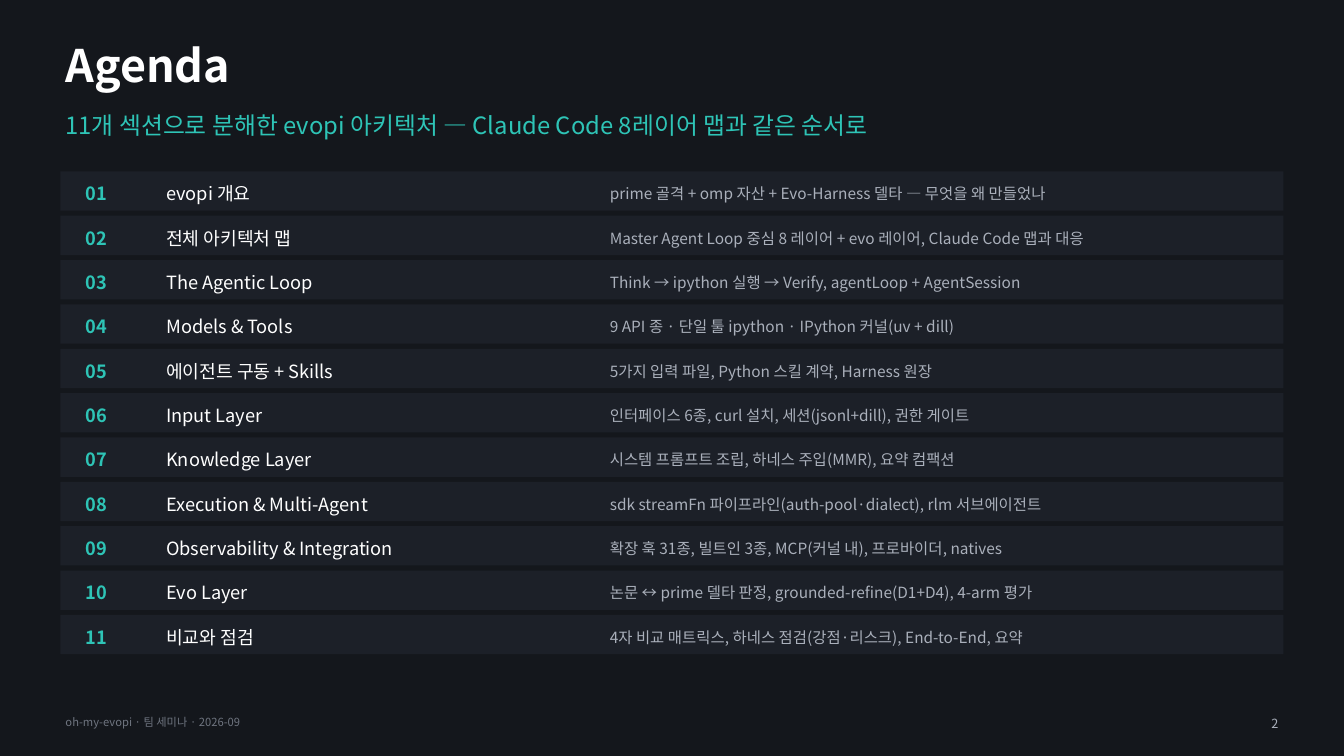
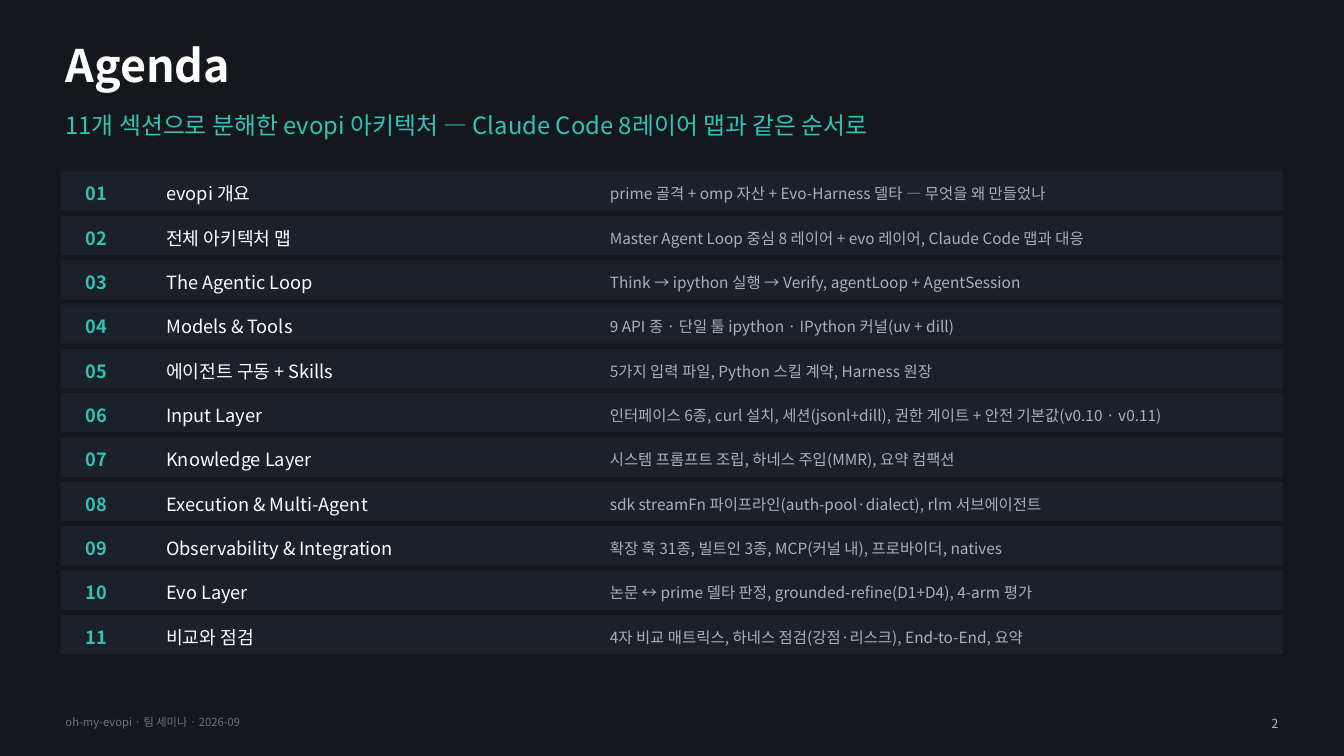
Before and after one commit to sunwoo95/oh-my-evopi, a slide deck: slide 2 of docs/seminar/evopi-architecture.pptx. Drawn at 1344x756 pixels with LibreOffice and Linux fonts; fonts in the diff are those of the drawing. Boxes give left, top, right and bottom in pixels: in the first picture for what was removed or moved away, otherwise in the second. Text is boxed around its words. In the diff, an @@ line names an element or a change of style, - is before the commit and + after.

```diff
--- a/docs/seminar/evopi-architecture.pptx
+++ b/docs/seminar/evopi-architecture.pptx
@@ text at [610, 408, 1161, 425]: text changed @@
-인터페이스 6종, curl 설치, 세션(jsonl+dill), 권한 게이트
+인터페이스 6종, curl 설치, 세션(jsonl+dill), 권한 게이트 + 안전 기본값(v0.10 · v0.11)
```
Also in this commit, not shown: 17 other slides changed, 1 slide added, 5 other files.
